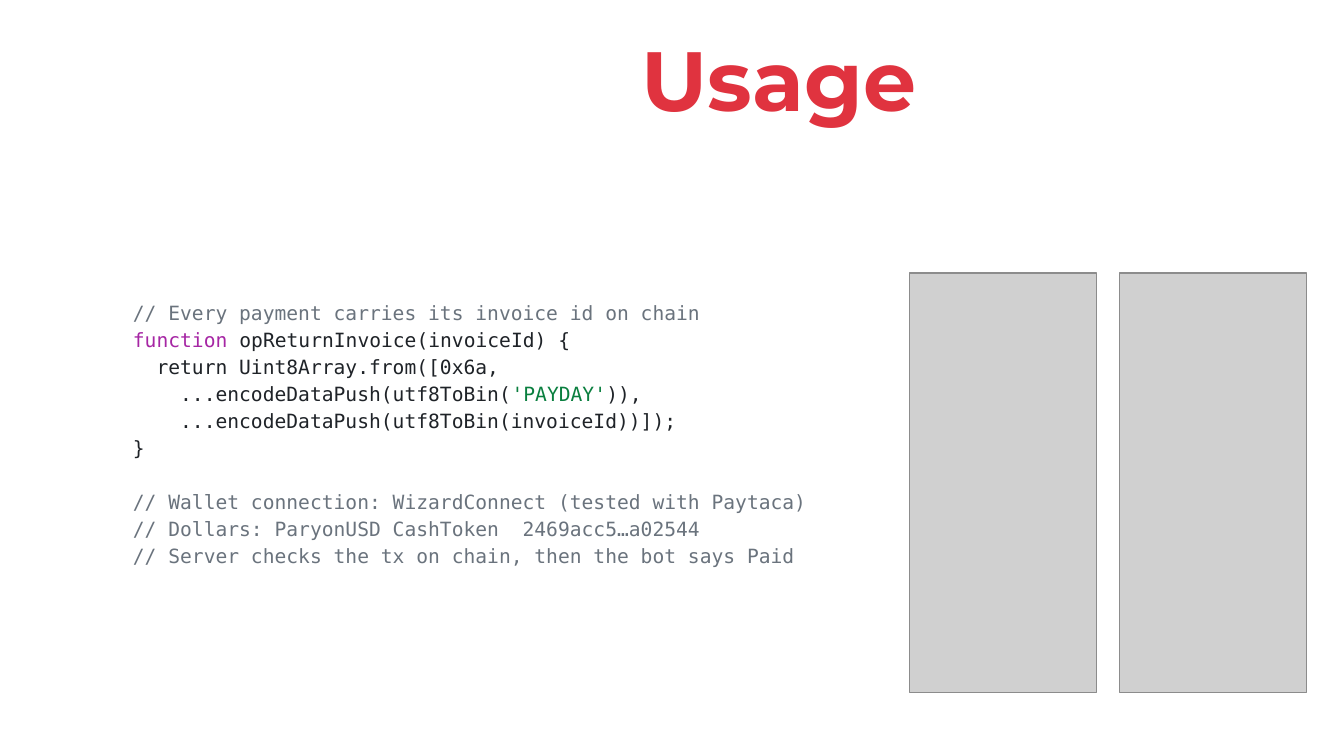
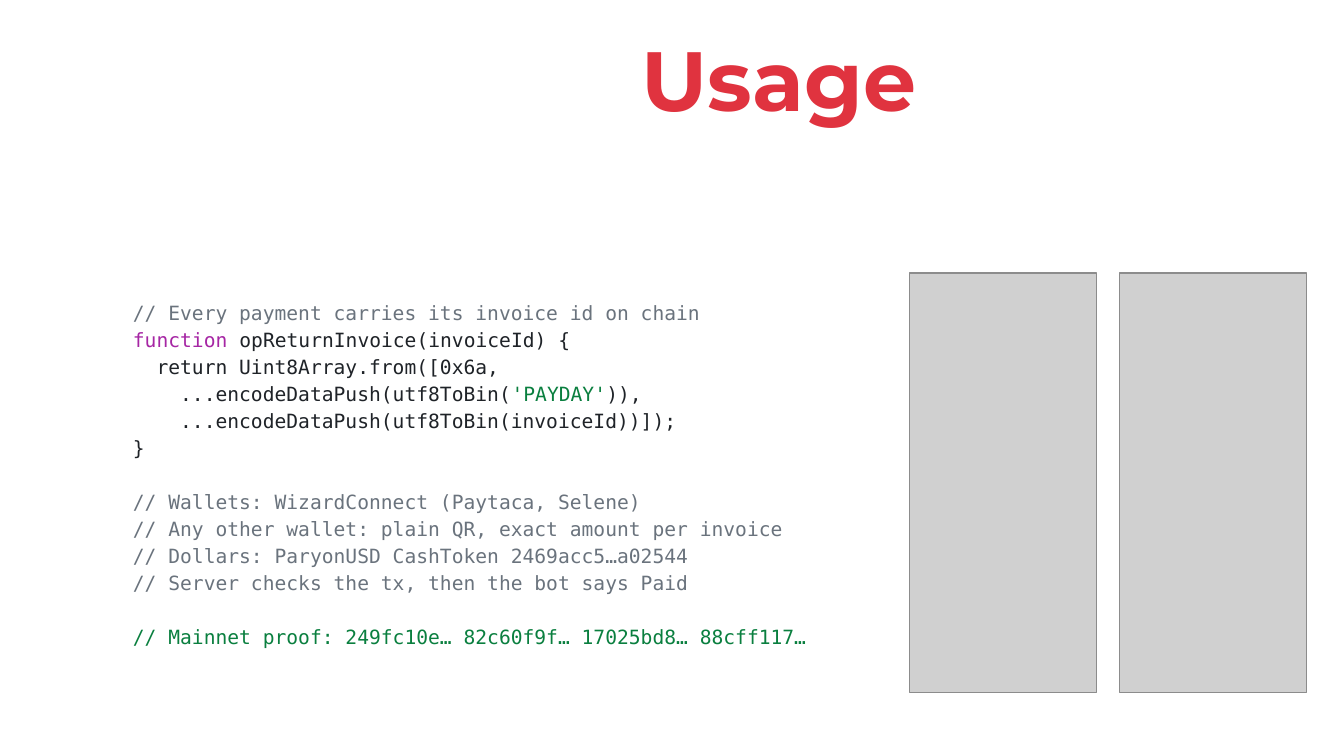
Before and after one commit to Finney06/payday, a slide deck: slide 5 of public/slides/Payday-BCH-BLAZE-2026.pptx. Drawn at 1344x756 pixels with LibreOffice and Linux fonts; fonts in the diff are those of the drawing; grey boxes stand for pictures; background and template pictures are left out. Boxes give left, top, right and bottom in pixels: in the first picture for what was removed or moved away, otherwise in the second. Text is boxed around its words. In the diff, an @@ line names an element or a change of style, - is before the commit and + after.

Commit message:
Slides: any-wallet QR, Selene, PDF and receipts, mainnet proofs, first goal

```diff
--- a/public/slides/Payday-BCH-BLAZE-2026.pptx
+++ b/public/slides/Payday-BCH-BLAZE-2026.pptx
@@ text at (168,494,783,540): text changed @@
-// Wallet connection: WizardConnect (tested with Paytaca)
+// Wallets: WizardConnect (Paytaca, Selene)
+// Any other wallet: plain QR, exact amount per invoice
@@ text at (168,575,806,648): text changed; text colour #6A737D to #0A7F3F @@
-// Server checks the tx on chain, then the bot says Paid
+// Server checks the tx, then the bot says Paid
+// Mainnet proof: 249fc10e… 82c60f9f… 17025bd8… 88cff117…
```
Also in this commit, not shown: 2 other slides changed, 1 other file.
